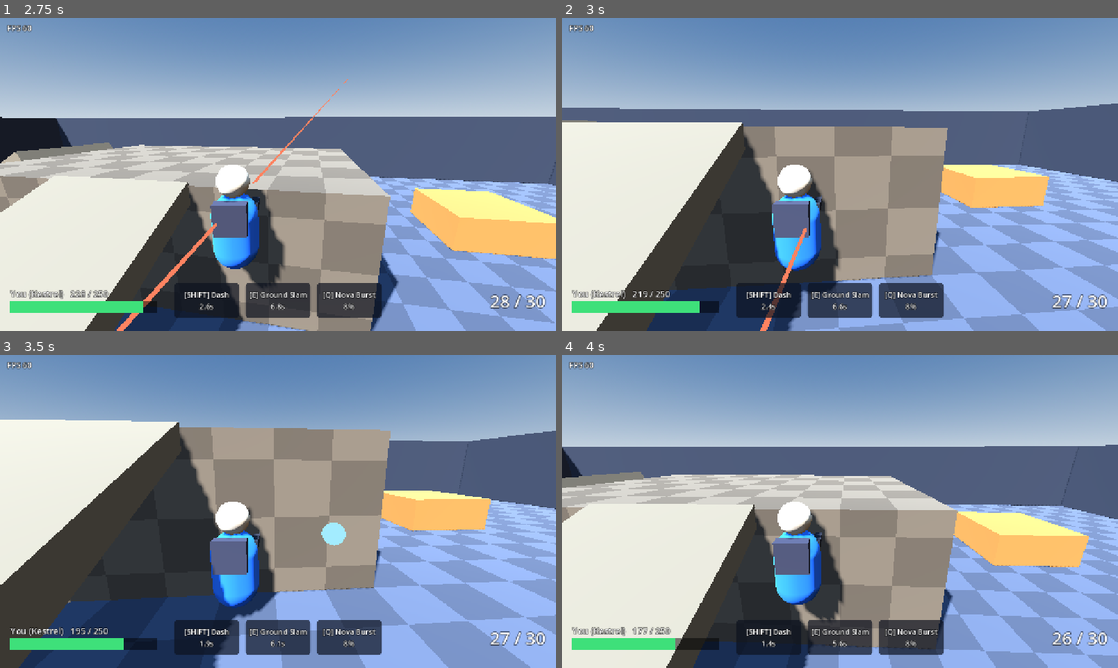
Above: before the commit, frames 1-4 (two rows, left to right).
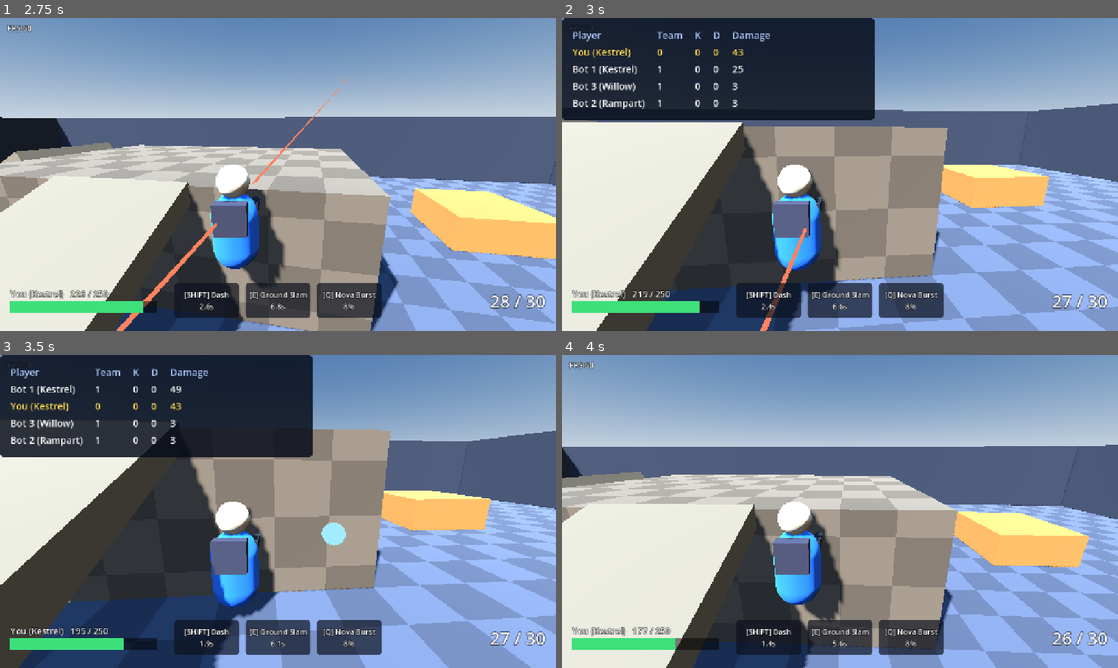
Above: after the commit, the same moments.

Repository: AvocadoFlour/arena
Game: Godot game, scene res://src/main.tscn
Same seed, same stepped clock (60 frames per second), same inputs: the game is played once before the commit and once after it.
Inputs (mouse positions are in pixels of both pictures, inside the frame that each line leads up to):
- Up to frame 1 (2.75 s): click "Play" at 0.5 s; tap Enter at 1.25 s; move the mouse to (305, 174) at 1.27 s; hold W (move_forward) from 1.28 s (still down); tap Shift (ability1) at 1.35 s; click (305, 174) at 1.42 s; tap Space (jump) at 1.52, 2.27 s; tap E (ability2) at 1.55, 2.1 s; move the mouse to (250, 174) at 2.02 s; click (250, 174) at 2.17 s; tap Q (ultimate) at 2.3 s
- Up to frame 2 (3 s): keep holding W (move_forward); move the mouse to (851, 168) at 2.77 s; hold Tab (scoreboard, bound only after the commit) from 2.78 s (still down); tap Q (ultimate) at 2.85 s; click (851, 168) at 2.92 s
- Up to frame 3 (3.5 s): keep holding W (move_forward); keep holding Tab (scoreboard, bound only after the commit)
- Up to frame 4 (4 s): keep holding W (move_forward); move the mouse to (834, 517) at 3.52 s; release Tab (scoreboard, bound only after the commit) at 3.53 s; tap Tab (scoreboard, bound only after the commit) at 3.6 s; click (834, 517) at 3.67 s; tap Space (jump) at 3.77 s; tap C at 3.8 s

Frame 1 is identical in both runs. In frame 2, 18% of the frame differs, in the area x 0-57%, y 0-33%; in frame 3, 18%; in frame 4, nothing differs.

Commit message:
UI round 2: live HUD key labels, hold-Tab scoreboard, match-end screen, capture-point widget + mock source, tests

Diff:
--- /dev/null
+++ b/src/ui/capture_widget.gd
@@ -0,0 +1,90 @@
+class_name CaptureWidget
+extends Control
+## Capture-point progress HUD (top centre). Source-agnostic: bind() to any object exposing the
+## proposed signals (docs/requests/ui.md):
+##   capture_progress(ev: {zone_id: String, team: int (-1 neutral), progress: float 0..1, contested: bool})
+##   capture_completed(ev: {zone_id: String, team: int})
+## Events has neither yet, so bind(Events) is a no-op and the widget stays hidden; MockCaptureSource
+## drives it in tests.
+const TEAM_COLORS := {-1: Color(0.7, 0.7, 0.7), 0: Color("#3ea0ff"), 1: Color("#ff4848")}
+var zones := {}   ## zone_id -> {team, progress, contested, owner}
+var row: HBoxContainer
+
+func _ready() -> void:
+    anchor_left = 0.5
+    anchor_right = 0.5
+    offset_left = -300
+    offset_right = 300
+    offset_top = 12
+    offset_bottom = 72
+    mouse_filter = Control.MOUSE_FILTER_IGNORE
+    row = HBoxContainer.new()
+    row.set_anchors_preset(Control.PRESET_FULL_RECT)
+    row.alignment = BoxContainer.ALIGNMENT_CENTER
+    row.add_theme_constant_override("separation", 16)
+    row.mouse_filter = Control.MOUSE_FILTER_IGNORE
+    add_child(row)
+    visible = false
+
+## Returns true if the source has the capture signals.
+func bind(src: Object) -> bool:
+    if not (src.has_signal("capture_progress") and src.has_signal("capture_completed")):
+        return false
+    src.connect("capture_progress", on_progress)
+    src.connect("capture_completed", on_completed)
+    return true
+
+func on_progress(ev: Dictionary) -> void:
+    var z := _zone(str(ev.zone_id))
+    z.team = int(ev.get("team", -1))
+    z.progress = clampf(float(ev.get("progress", 0.0)), 0.0, 1.0)
+    z.contested = bool(ev.get("contested", false))
+    _redraw()
+
+func on_completed(ev: Dictionary) -> void:
+    var z := _zone(str(ev.zone_id))
+    z.owner = int(ev.get("team", -1))
+    z.team = z.owner
+    z.progress = 1.0
+    z.contested = false
+    _redraw()
+
+func _zone(id: String) -> Dictionary:
+    if not zones.has(id):
+        zones[id] = {"team": -1, "progress": 0.0, "contested": false, "owner": -1}
+    return zones[id]
+
+func _redraw() -> void:
+    visible = not zones.is_empty()
+    if row == null:
+        return
+    for c in row.get_children():
+        row.remove_child(c)
+        c.queue_free()
+    var ids := zones.keys()
+    ids.sort()
+    for id in ids:
+        var z: Dictionary = zones[id]
+        var v := VBoxContainer.new()
+        v.mouse_filter = Control.MOUSE_FILTER_IGNORE
+        var l := Label.new()
+        l.text = "%s%s" % [id, "  CONTESTED" if z.contested else ""]
+        l.horizontal_alignment = HORIZONTAL_ALIGNMENT_CENTER
+        l.add_theme_font_size_override("font_size", 18)
+        l.add_theme_color_override("font_outline_color", Color.BLACK)
+        l.add_theme_constant_override("outline_size", 6)
+        v.add_child(l)
+        var bar := ProgressBar.new()
+        bar.name = "bar_" + id
+        bar.show_percentage = false
+        bar.custom_minimum_size = Vector2(160, 16)
+        bar.max_value = 1.0
+        bar.value = z.progress
+        var fg := StyleBoxFlat.new()
+        fg.bg_color = Color(1, 0.8, 0.2) if z.contested else TEAM_COLORS.get(z.team, Color.WHITE)
+        var bg := StyleBoxFlat.new()
+        bg.bg_color = Color(0, 0, 0, 0.55)
+        bar.add_theme_stylebox_override("fill", fg)
+        bar.add_theme_stylebox_override("background", bg)
+        v.add_child(bar)
+        row.add_child(v)
--- a/src/ui/hud.gd
+++ b/src/ui/hud.gd
@@ -99,8 +99,35 @@
     _place(center_label, 0.5, 0.35, 0.5, 0.35, -300, -30, 300, 30)
     Events.damage_dealt.connect(_on_damage)
     Events.killed.connect(_on_kill)
-
-const KEYS := {"ability1": "SHIFT", "ability2": "E", "ultimate": "Q"}
+    _setup_round2()
+
+var match_stats: MatchStats
+var scoreboard: Scoreboard
+var match_end: MatchEndScreen
+var capture_widget: CaptureWidget
+
+## Scoreboard (hold Tab), match-end screen, capture-point widget. Capture/match-end events are
+## not in INTERFACES yet: the widget binds to Events only if the signals exist (docs/requests/ui.md).
+func _setup_round2() -> void:
+    Keybinds.ensure_ui_actions()
+    match_stats = MatchStats.new()
+    add_child(match_stats)
+    match_stats.bind(Events)
+    scoreboard = Scoreboard.new()
+    scoreboard.stats = match_stats
+    scoreboard.player = player
+    add_child(scoreboard)
+    capture_widget = CaptureWidget.new()
+    add_child(capture_widget)
+    capture_widget.bind(Events)
+    match_end = MatchEndScreen.new()
+    add_child(match_end)
+    if Events.has_signal("match_ended"):
+        Events.connect("match_ended", func(result: Dictionary): match_end.show_results(result, match_stats, player))
+
+## Live binding text for an action (reflects rebinds immediately; read from InputMap each frame).
+static func key_label(action: String) -> String:
+    return Keybinds.binding_text(action).to_upper()
 
 func _process(dt: float) -> void:
     if not player:
@@ -127,7 +154,7 @@
         else:
             ready = ab.cooldown.is_ready()
             status = "READY" if ready else "%.1fs" % ab.cooldown.remaining
-        l.text = "[%s] %s\n%s" % [KEYS[slot], ab.def.get("name", ab.id), status]
+        l.text = "[%s] %s\n%s" % [key_label(slot), ab.def.get("name", ab.id), status]
         sb.bg_color = Color(0.1, 0.45, 0.8, 0.8) if ready else Color(0.05, 0.07, 0.12, 0.7)
     center_label.text = ("RESPAWNING IN %.1f" % player.respawn_left) if player.dead else ""
     _update_bars()
--- a/src/ui/keybind_screen.gd
+++ b/src/ui/keybind_screen.gd
@@ -8,6 +8,7 @@
 var status: Label
 
 func _ready() -> void:
+    Keybinds.ensure_ui_actions()
     set_anchors_preset(Control.PRESET_FULL_RECT)
     var m := MenuStyle.margin()
     add_child(m)
--- a/src/ui/keybinds.gd
+++ b/src/ui/keybinds.gd
@@ -4,9 +4,26 @@
 ## Only touches the InputMap events; gameplay keeps reading InputFrame via Actions.
 const PATH := "user://keybinds.cfg"
 
+## UI-only actions (not gameplay, never in InputFrame). Registered here until core adds them to
+## Actions.BINDINGS (request in docs/requests/ui.md); skipped if core already defines them.
+const UI_BINDINGS := {"scoreboard": [KEY_TAB]}
+
 static func actions() -> Array:
     var a: Array = Actions.BINDINGS.keys() + Actions.MOUSE_BINDINGS.keys()
+    for u in UI_BINDINGS:
+        if not a.has(u):
+            a.append(u)
     return a
+
+static func ensure_ui_actions() -> void:
+    for u in UI_BINDINGS:
+        if Actions.BINDINGS.has(u) or InputMap.has_action(u):
+            continue
+        InputMap.add_action(u)
+        for k in UI_BINDINGS[u]:
+            var ev := InputEventKey.new()
+            ev.physical_keycode = k
+            InputMap.action_add_event(u, ev)
 
 static func pretty(action: String) -> String:
     return action.replace("_", " ").capitalize()
@@ -67,6 +84,14 @@
             var ev := InputEventKey.new()
             ev.physical_keycode = k
             InputMap.action_add_event(a, ev)
+    for a in UI_BINDINGS:
+        if Actions.BINDINGS.has(a):
+            continue
+        InputMap.action_erase_events(a)
+        for k in UI_BINDINGS[a]:
+            var ev := InputEventKey.new()
+            ev.physical_keycode = k
+            InputMap.action_add_event(a, ev)
     for a in Actions.MOUSE_BINDINGS:
         InputMap.action_erase_events(a)
         for b in Actions.MOUSE_BINDINGS[a]:
@@ -87,6 +112,7 @@
     cfg.save(path)
 
 static func load_saved(path := PATH) -> bool:
+    ensure_ui_actions()
     var cfg := ConfigFile.new()
     if cfg.load(path) != OK:
         return false
--- /dev/null
+++ b/src/ui/match_end_screen.gd
@@ -0,0 +1,63 @@
+class_name MatchEndScreen
+extends CanvasLayer
+## Match-end screen: VICTORY / DEFEAT / DRAW banner, final scoreboard, Play again / Main menu / Quit.
+## Driven by show_results(result) where result = {winner_team: int (-1 draw), reason: String}
+## (proposed Events.match_ended, docs/requests/ui.md). Emits play_again / main_menu for the root.
+signal play_again
+signal main_menu
+var banner: Label
+var reason_l: Label
+var board: VBoxContainer
+var outcome := ""
+
+func _ready() -> void:
+    layer = 15
+    process_mode = Node.PROCESS_MODE_ALWAYS
+    var bg := ColorRect.new()
+    bg.color = Color(0, 0, 0, 0.75)
+    bg.set_anchors_preset(Control.PRESET_FULL_RECT)
+    add_child(bg)
+    var m := MenuStyle.margin()
+    bg.add_child(m)
+    var v := VBoxContainer.new()
+    v.alignment = BoxContainer.ALIGNMENT_CENTER
+    v.add_theme_constant_override("separation", 14)
+    m.add_child(v)
+    banner = MenuStyle.title("")
+    banner.add_theme_font_size_override("font_size", 64)
+    v.add_child(banner)
+    reason_l = MenuStyle.label("", 22)
+    reason_l.horizontal_alignment = HORIZONTAL_ALIGNMENT_CENTER
+    v.add_child(reason_l)
+    board = VBoxContainer.new()
+    v.add_child(board)
+    var row := HBoxContainer.new()
+    row.alignment = BoxContainer.ALIGNMENT_CENTER
+    row.add_theme_constant_override("separation", 16)
+    row.add_child(MenuStyle.button("Play again", func(): play_again.emit()))
+    row.add_child(MenuStyle.button("Main menu", func(): main_menu.emit()))
+    row.add_child(MenuStyle.button("Quit", func(): get_tree().quit()))
+    v.add_child(row)
+    visible = false
+
+static func outcome_for(winner_team: int, player_team: int) -> String:
+    if winner_team < 0:
+        return "DRAW"
+    return "VICTORY" if winner_team == player_team else "DEFEAT"
+
+func show_results(result: Dictionary, stats: MatchStats = null, player = null) -> void:
+    var pt: int = player.team if player else 0
+    outcome = outcome_for(int(result.get("winner_team", -1)), pt)
+    banner.text = outcome
+    banner.add_theme_color_override("font_color", {"VICTORY": Color(1, 0.85, 0.3), "DEFEAT": Color(1, 0.35, 0.35)}.get(outcome, Color.WHITE))
+    reason_l.text = str(result.get("reason", ""))
+    for c in board.get_children():
+        c.queue_free()
+    if stats:
+        for r in stats.sorted_rows(get_tree().get_nodes_in_group("heroes")):
+            var l := MenuStyle.label("%s    %d / %d    %d dmg" % [r.name, r.kills, r.deaths, int(round(r.damage))], 22)
+            l.horizontal_alignment = HORIZONTAL_ALIGNMENT_CENTER
+            board.add_child(l)
+    visible = true
+    if DisplayServer.get_name() != "headless":
+        Input.mouse_mode = Input.MOUSE_MODE_VISIBLE
--- /dev/null
+++ b/src/ui/match_stats.gd
@@ -0,0 +1,37 @@
+class_name MatchStats
+extends Node
+## UI-side per-hero tally built only from Events (damage_dealt, killed). Read-only w.r.t. gameplay.
+## rows: hero -> {kills, deaths, damage}
+var rows := {}
+
+func bind(bus: Object) -> void:
+    bus.damage_dealt.connect(on_damage)
+    bus.killed.connect(on_kill)
+
+func _row(h) -> Dictionary:
+    if not rows.has(h):
+        rows[h] = {"kills": 0, "deaths": 0, "damage": 0.0}
+    return rows[h]
+
+func on_damage(ev: Dictionary) -> void:
+    if ev.get("source") != null and ev.source != ev.get("target"):
+        _row(ev.source).damage += float(ev.amount)
+
+func on_kill(ev: Dictionary) -> void:
+    _row(ev.victim).deaths += 1
+    if ev.get("killer") != null and ev.killer != ev.victim:
+        _row(ev.killer).kills += 1
+
+## Sorted rows for display: [{hero, name, team, kills, deaths, damage}], kills desc, deaths asc, damage desc.
+func sorted_rows(heroes: Array) -> Array:
+    var out := []
+    for h in heroes:
+        if not is_instance_valid(h):
+            continue
+        var r := _row(h)
+        out.append({"hero": h, "name": h.display_name, "team": h.team, "kills": r.kills, "deaths": r.deaths, "damage": r.damage})
+    out.sort_custom(func(a, b):
+        if a.kills != b.kills: return a.kills > b.kills
+        if a.deaths != b.deaths: return a.deaths < b.deaths
+        return a.damage > b.damage)
+    return out
--- /dev/null
+++ b/src/ui/mock_capture_source.gd
@@ -0,0 +1,20 @@
+class_name MockCaptureSource
+extends Node
+## Stand-in for the Maps capture-point publisher until Events carries the real signals.
+## Same signal shapes as proposed in docs/requests/ui.md. step(dt) advances one zone toward capture.
+signal capture_progress(ev: Dictionary)
+signal capture_completed(ev: Dictionary)
+var zone_id := "A"
+var team := 0
+var rate := 0.25   ## progress per second
+var progress := 0.0
+var contested := false
+
+func step(dt: float) -> void:
+    if progress >= 1.0:
+        return
+    if not contested:
+        progress = minf(1.0, progress + rate * dt)
+    capture_progress.emit({"zone_id": zone_id, "team": team, "progress": progress, "contested": contested})
+    if progress >= 1.0:
+        capture_completed.emit({"zone_id": zone_id, "team": team})
--- /dev/null
+++ b/src/ui/scoreboard.gd
@@ -0,0 +1,66 @@
+class_name Scoreboard
+extends Control
+## Shown while the "scoreboard" action (Tab by default, rebindable) is held. Lists every hero in
+## group "heroes" with K / D / damage, player highlighted.
+var stats: MatchStats
+var player
+var grid: GridContainer
+var held_override := -1   ## tests: 1 = force held, 0 = force released, -1 = read input
+
+func _ready() -> void:
+    set_anchors_preset(Control.PRESET_FULL_RECT)
+    mouse_filter = Control.MOUSE_FILTER_IGNORE
+    var center := CenterContainer.new()
+    center.set_anchors_preset(Control.PRESET_FULL_RECT)
+    center.mouse_filter = Control.MOUSE_FILTER_IGNORE
+    add_child(center)
+    var panel := PanelContainer.new()
+    var sb := StyleBoxFlat.new()
+    sb.bg_color = Color(0.03, 0.05, 0.1, 0.85)
+    sb.set_corner_radius_all(10)
+    sb.set_content_margin_all(24)
+    panel.add_theme_stylebox_override("panel", sb)
+    panel.custom_minimum_size = Vector2(720, 0)
+    center.add_child(panel)
+    grid = GridContainer.new()
+    grid.columns = 5
+    grid.add_theme_constant_override("h_separation", 28)
+    grid.add_theme_constant_override("v_separation", 8)
+    panel.add_child(grid)
+    visible = false
+
+func is_held() -> bool:
+    if held_override >= 0:
+        return held_override == 1
+    return InputMap.has_action("scoreboard") and Input.is_action_pressed("scoreboard")
+
+func _process(_dt: float) -> void:
+    var want := is_held()
+    if want != visible:
+        visible = want
+    if visible:
+        refresh()
+
+func refresh() -> void:
+    if grid == null or stats == null:
+        return
+    for c in grid.get_children():
+        grid.remove_child(c)
+        c.queue_free()
+    for t in ["Player", "Team", "K", "D", "Damage"]:
+        grid.add_child(_cell(t, Color(0.7, 0.8, 1.0)))
+    for r in stats.sorted_rows(get_tree().get_nodes_in_group("heroes")):
+        var col := Color(1, 0.85, 0.3) if r.hero == player else Color.WHITE
+        for v in [r.name, str(r.team), str(r.kills), str(r.deaths), str(int(round(r.damage)))]:
+            grid.add_child(_cell(v, col))
+
+func row_count() -> int:
+    return grid.get_child_count() / grid.columns - 1
+
+func _cell(t: String, col: Color) -> Label:
+    var l := Label.new()
+    l.text = t
+    l.add_theme_font_size_override("font_size", 22)
+    l.add_theme_color_override("font_color", col)
+    l.mouse_filter = Control.MOUSE_FILTER_IGNORE
+    return l
--- /dev/null
+++ b/tests/ui_round2_test.gd
@@ -0,0 +1,132 @@
+extends "res://tests/test_base.gd"
+## UI round 2: live key labels, scoreboard, match-end screen, capture widget (mock source).
+var tree: SceneTree
+
+class FakeHero extends Node:
+    var display_name := ""
+    var team := 0
+    func _init(n: String, t: int) -> void:
+        display_name = n
+        team = t
+
+func test_hud_key_labels_follow_rebind() -> void:
+    Keybinds.reset_defaults()
+    check(Hud.key_label("ability1") == "SHIFT", "default shift (%s)" % Hud.key_label("ability1"))
+    var ev := InputEventKey.new()
+    ev.physical_keycode = KEY_C
+    Keybinds.rebind("ability1", ev)
+    check(Hud.key_label("ability1") == "C", "live label C")
+    Keybinds.reset_defaults()
+
+func test_scoreboard_action_registered_and_rebindable() -> void:
+    Keybinds.ensure_ui_actions()
+    check(InputMap.has_action("scoreboard"), "scoreboard action")
+    check(Keybinds.actions().has("scoreboard"), "listed on keybind screen")
+    check(Keybinds.binding_text("scoreboard") == "Tab", "default Tab (%s)" % Keybinds.binding_text("scoreboard"))
+    var ev := InputEventKey.new()
+    ev.physical_keycode = KEY_CAPSLOCK
+    Keybinds.rebind("scoreboard", ev)
+    check(Keybinds.binding_text("scoreboard") != "Tab", "rebound")
+    Keybinds.reset_defaults()
+    check(Keybinds.binding_text("scoreboard") == "Tab", "reset restores Tab")
+
+func _stats_with_heroes() -> Array:
+    var a := FakeHero.new("You", 0)
+    var b := FakeHero.new("Bot 1", 1)
+    var c := FakeHero.new("Bot 2", 1)
+    for h in [a, b, c]:
+        h.add_to_group("heroes")
+        tree.root.add_child(h)
+    var s := MatchStats.new()
+    s.on_damage({"source": a, "target": b, "amount": 120.0})
+    s.on_kill({"killer": a, "victim": b, "kind": "primary"})
+    s.on_kill({"killer": c, "victim": a, "kind": "primary"})
+    s.on_kill({"killer": null, "victim": c, "kind": "fall"})
+    s.on_kill({"killer": a, "victim": c, "kind": "primary"})
+    return [s, a, b, c]
+
+func _free(arr: Array) -> void:
+    for x in arr:
+        if is_instance_valid(x):
+            x.free()
+
+func test_match_stats_tally_and_sort() -> void:
+    var r := _stats_with_heroes()
+    var s: MatchStats = r[0]
+    check(s.rows[r[1]].kills == 2 and s.rows[r[1]].deaths == 1, "player 2/1")
+    near(s.rows[r[1]].damage, 120.0, 0.01, "damage")
+    check(s.rows[r[3]].deaths == 2 and s.rows[r[3]].kills == 1, "world kill not credited")
+    var rows := s.sorted_rows([r[2], r[3], r[1]])
+    check(rows[0].name == "You", "top by kills")
+    _free(r)
+
+func test_scoreboard_shows_only_while_held() -> void:
+    var r := _stats_with_heroes()
+    var sb := Scoreboard.new()
+    sb.stats = r[0]
+    sb.player = r[1]
+    tree.root.add_child(sb)
+    sb.held_override = 0
+    sb._process(0.0)
+    check(not sb.visible, "hidden when released")
+    sb.held_override = 1
+    sb._process(0.0)
+    check(sb.visible, "shown while held")
+    check(sb.row_count() == 3, "one row per hero (%d)" % sb.row_count())
+    sb.held_override = 0
+    sb._process(0.0)
+    check(not sb.visible, "hides on release")
+    sb.free()
+    _free(r)
+
+func test_match_end_screen() -> void:
+    check(MatchEndScreen.outcome_for(0, 0) == "VICTORY", "win")
+    check(MatchEndScreen.outcome_for(1, 0) == "DEFEAT", "loss")
+    check(MatchEndScreen.outcome_for(-1, 0) == "DRAW", "draw")
+    var r := _stats_with_heroes()
+    var me := MatchEndScreen.new()
+    tree.root.add_child(me)
+    check(not me.visible, "hidden at start")
+    var got := []
+    me.play_again.connect(func(): got.append("again"))
+    me.show_results({"winner_team": 1, "reason": "Score limit"}, r[0], r[1])
+    check(me.visible and me.banner.text == "DEFEAT", "shows defeat")
+    check(me.board.get_child_count() == 3, "final scoreboard rows")
+    var btns: Array = me.find_children("*", "Button", true, false)
+    check(btns.size() == 3, "3 buttons")
+    for b in btns:
+        check(b.custom_minimum_size.y >= 64, "touch size " + b.text)
+    btns[0].pressed.emit()
+    check(got == ["again"], "play again signal")
+    me.free()
+    _free(r)
+
+func test_capture_widget_with_mock_source() -> void:
+    var w := CaptureWidget.new()
+    tree.root.add_child(w)
+    var plain := Node.new()
+    check(not w.bind(plain), "rejects source without signals")
+    plain.free()
+    check(not w.visible, "hidden without data")
+    var src := MockCaptureSource.new()
+    check(w.bind(src), "binds mock")
+    src.step(1.0)
+    check(w.visible, "visible after progress")
+    near(w.zones["A"].progress, 0.25, 0.001, "progress 25%")
+    var bar: ProgressBar = w.find_child("bar_A", true, false)
+    check(bar != null and absf(bar.value - 0.25) < 0.001, "bar reflects progress")
+    src.contested = true
+    src.step(1.0)
+    check(w.zones["A"].contested and absf(w.zones["A"].progress - 0.25) < 0.001, "contested pauses")
+    src.contested = false
+    for i in 4:
+        src.step(1.0)
+    check(w.zones["A"].owner == 0 and w.zones["A"].progress == 1.0, "captured by team 0")
+    w.free()
+    src.free()
+
+func test_hud_binds_capture_to_events_only_if_present() -> void:
+    var w := CaptureWidget.new()
+    var has := Events.has_signal("capture_progress") and Events.has_signal("capture_completed")
+    check(w.bind(Events) == has, "bind(Events) matches signal availability")
+    w.free()
Not shown, added: src/ui/capture_widget.gd.uid
Not shown, added: src/ui/match_end_screen.gd.uid
Not shown, added: src/ui/match_stats.gd.uid
Not shown, added: src/ui/mock_capture_source.gd.uid
Not shown, added: src/ui/scoreboard.gd.uid
Not shown, added: tests/ui_round2_test.gd.uid
Not shown, changed: docs/requests/ui.md
